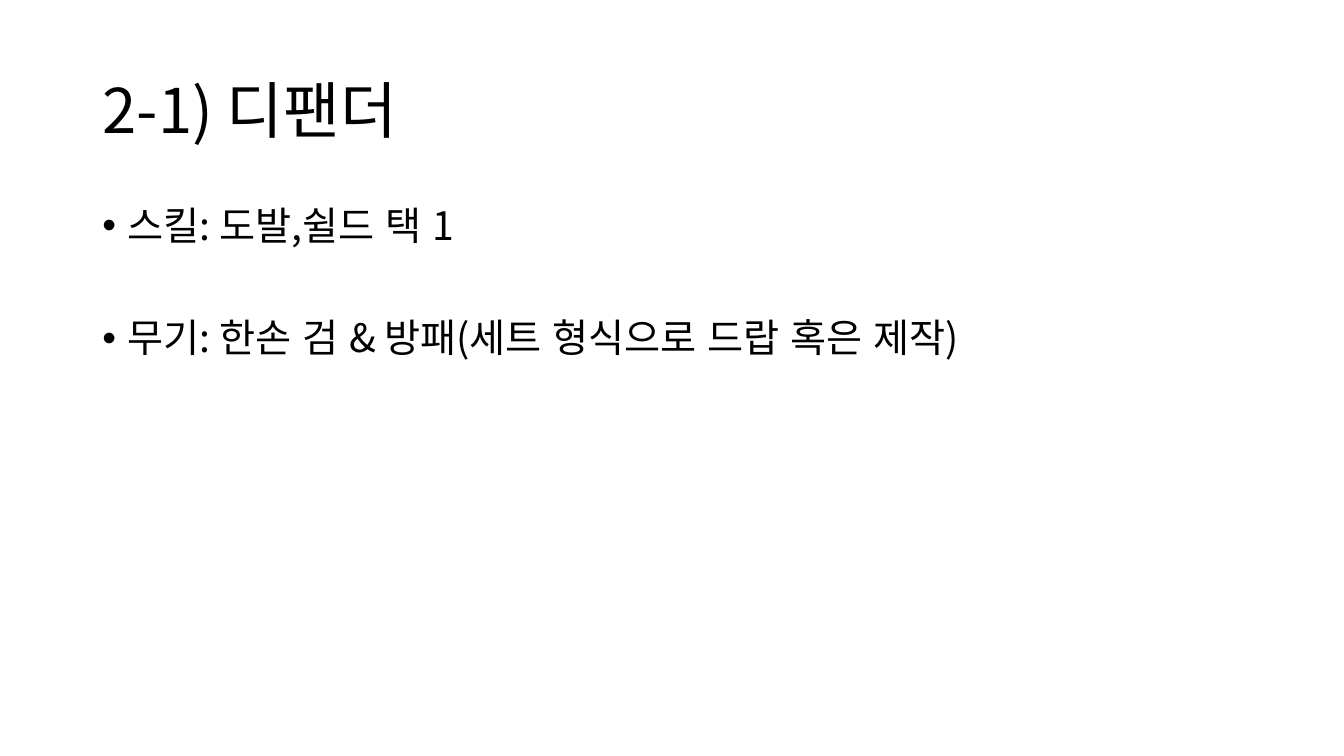
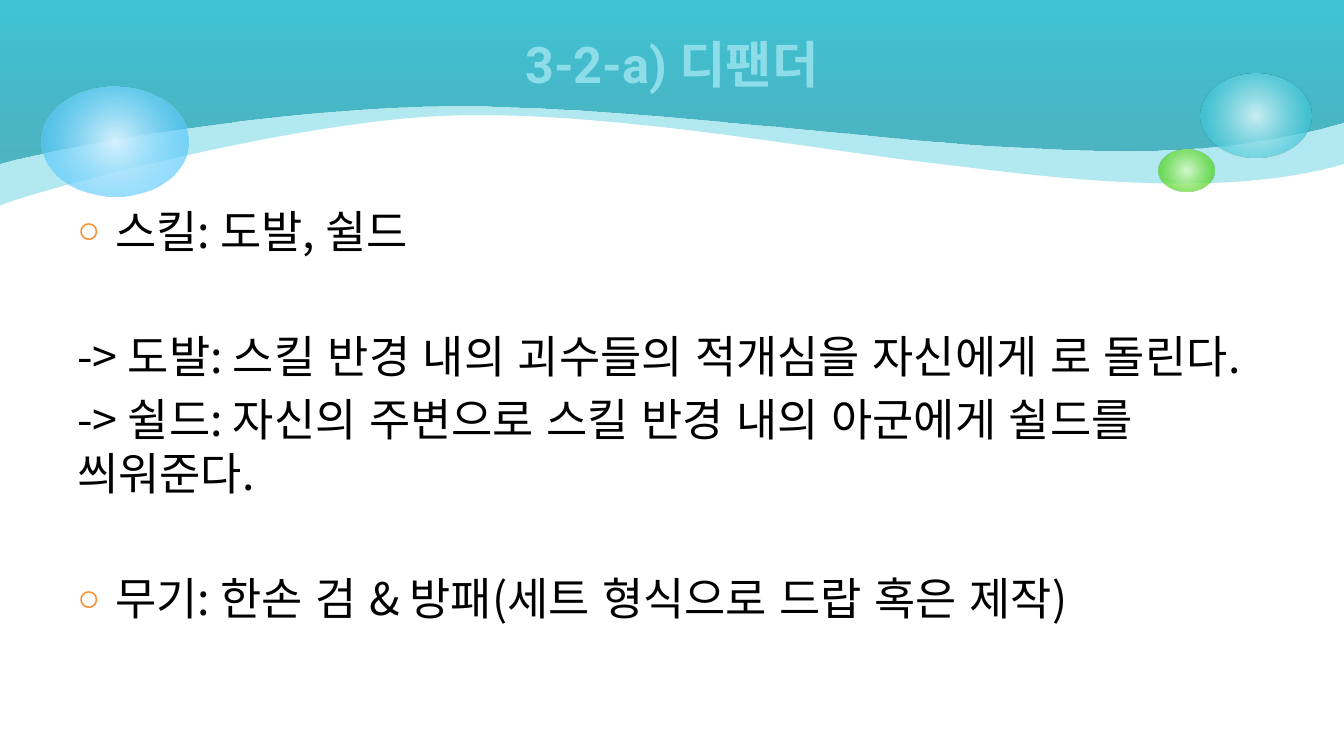
Before and after one commit to csm2652/SEED, a slide deck: slide 10 of 시작기획/슈팅 디팬스.pptx (slide 5 before the commit). Drawn at 1344x756 pixels with LibreOffice and Linux fonts; fonts in the diff are those of the drawing. Boxes give left, top, right and bottom in pixels: in the first picture for what was removed or moved away, otherwise in the second. Text is boxed around its words. In the diff, an @@ line names an element or a change of style, - is before the commit and + after.

```diff
--- a/시작기획/슈팅 디팬스.pptx
+++ b/시작기획/슈팅 디팬스.pptx
@@ freeform shape added at <box>0,0,1344,206</box>, fill #40C6D8 at 40% opacity @@
@@ freeform shape added at <box>0,0,1344,163</box>, fill gradient #249EAE to #40C6D8 @@
@@ title at <box>525,41,819,94</box>: text changed; size 44 to 36 pt; font Noto Sans CJK KR to Roboto; text colour #000000 to gradient #D9F4F7 to #8CDDE8; bold on @@
-2-1) 디팬더
+3-2-a) 디팬더
@@ ellipse added at <box>41,87,188,197</box>, fill gradient #D6F2FE to #33BDFB @@
@@ ellipse added at <box>1201,74,1313,157</box>, fill gradient #D9F4F7 to #40C6D8 @@
@@ ellipse added at <box>1158,149,1215,192</box>, fill gradient #DAFACD to #4CD416 @@
@@ text "스킬: 도발, 쉴드": place and size @@
-text "스킬: 도발, 쉴드" at <box>128,207,959,360</box>
+text "스킬: 도발, 쉴드" at <box>77,211,1241,624</box>
@@ text at <box>77,211,1241,494</box>: text changed; size 28 to 32 pt @@
-• 스킬: 도발,쉴드 택 1
+○ 스킬: 도발, 쉴드
+-> 도발: 스킬 반경 내의 괴수들의 적개심을 자신에게 로 돌린다.
+-> 쉴드: 자신의 주변으로 스킬 반경 내의 아군에게 쉴드를 씌워준다.
@@ text at <box>115,577,1068,624</box>: size 28 to 32 pt in "무기: 한손 검 & 방패(세트 형식으로 드랍 ..."; bullet • to ○; line spacing 0.9 to 1; less space between paragraphs @@
```
Also in this commit, not shown: 12 other slides changed, 10 slides added, 5 slides removed.
